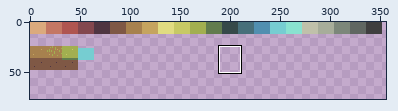
Edited in one commit: pixel-art file (packages/ui/public/sprites/sprites.aseprite). Above, an overview of the earlier version with the close-up marked.
Close-up. Before the commit:
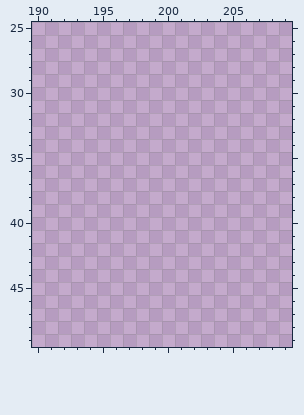
1024x1024 pixels, 1 frame. Shown: x 190..209, y 25..49. The wide view leaves out empty margins. The commit also changed other parts of the picture, which this record leaves out.
Palette (. is transparent): 
Now the later version:
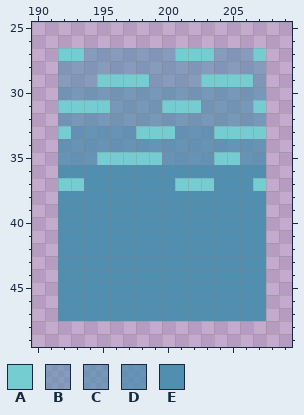
Colours new in this view: A #76cdd1  B #518fb088  C #518fb0a8  D #518fb0cf  E #518fb0
The exact change:
Changed rows in their new state; - is an unchanged pixel.
first column x 192:
27 AABBBBBBBAAABBBA
28 BBBBBBBBBBBBBBBB
29 BBBAAAABBBBAAAAB
30 CCCCCCCCCCCCCCCC
31 AAAACCCCAAACCCCA
32 CCCCCCCCCCCCCCCC
33 ADDDDDAAADDDAAAA
34 DDDDDDDDDDDDDDDD
35 DDDAAAAADDDDAADD
36 EEEEEEEEEEEEEEEE
37 AAEEEEEEEAAAEEEA
38 EEEEEEEEEEEEEEEE
39 EEEEEEEEEEEEEEEE
40 EEEEEEEEEEEEEEEE
41 EEEEEEEEEEEEEEEE
42 EEEEEEEEEEEEEEEE
43 EEEEEEEEEEEEEEEE
44 EEEEEEEEEEEEEEEE
45 EEEEEEEEEEEEEEEE
46 EEEEEEEEEEEEEEEE
47 EEEEEEEEEEEEEEEE
Boxes around the changes in both close-ups, in picture pixels (x1, y1, x2, y2):
added: (58, 48, 266, 321)
